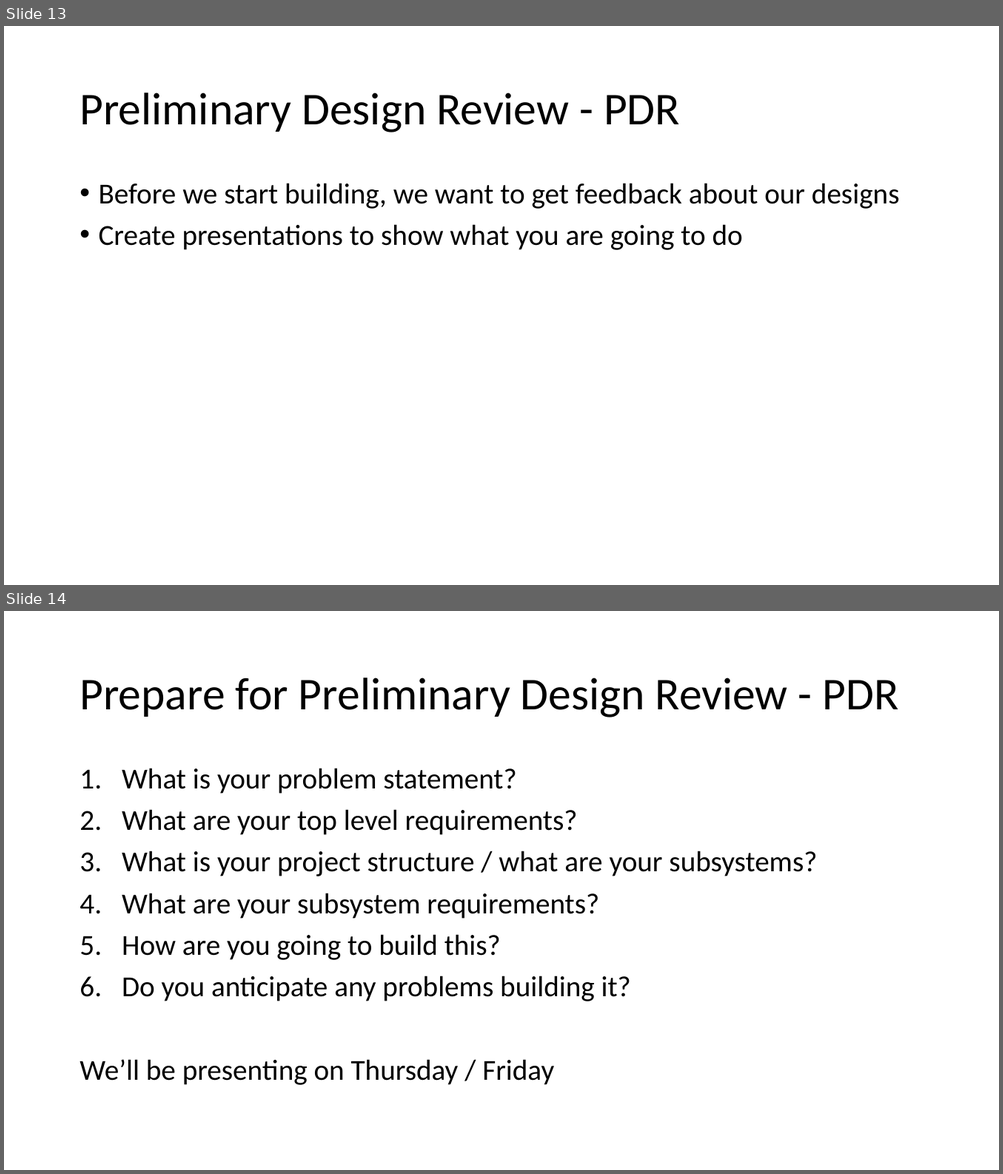
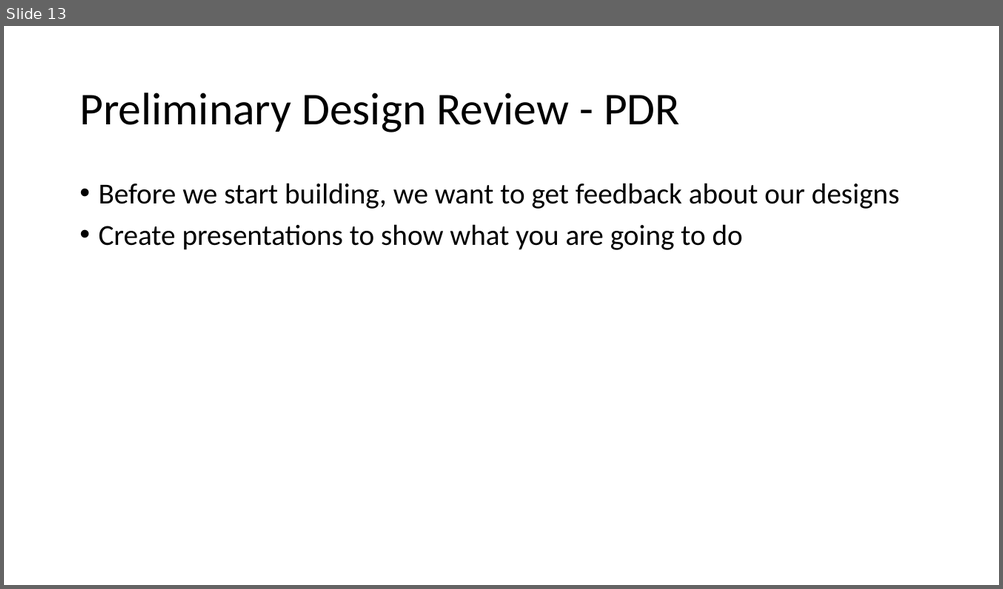
Before and after one commit to jlwgong/hangman, a slide deck: presentations/archive/Engineering III.pptx. Shown one above the other, each under a label of ours: slides 13 and 14 before the commit, slide 13 after it. The pictures are 1003x1174 and 1003x589 pixels, drawn with LibreOffice and Linux fonts; fonts in the diff are those of the drawing. Boxes give left, top, right and bottom in pixels: in the first picture for what was removed or moved away, otherwise in the second. Text is boxed around its words. In the diff, an @@ line names an element or a change of style, - is before the commit and + after.

```diff
--- a/presentations/archive/Engineering III.pptx
+++ b/presentations/archive/Engineering III.pptx
@@ slide 14 removed at (4, 611, 999, 1170), background #FFFFFF @@
@@ title removed at (79, 678, 898, 718) @@
-Prepare for Preliminary Design Review - PDR
@@ text removed at (79, 768, 817, 1085) @@
-1. What is your problem statement?
-2. What are your top level requirements?
-3. What is your project structure / what are your subsystems?
-4. What are your subsystem requirements?
-5. How are you going to build this?
-6. Do you anticipate any problems building it?
-We’ll be presenting on Thursday / Friday
```
Also in this commit, not shown: 1 slide added, 1 other file.
